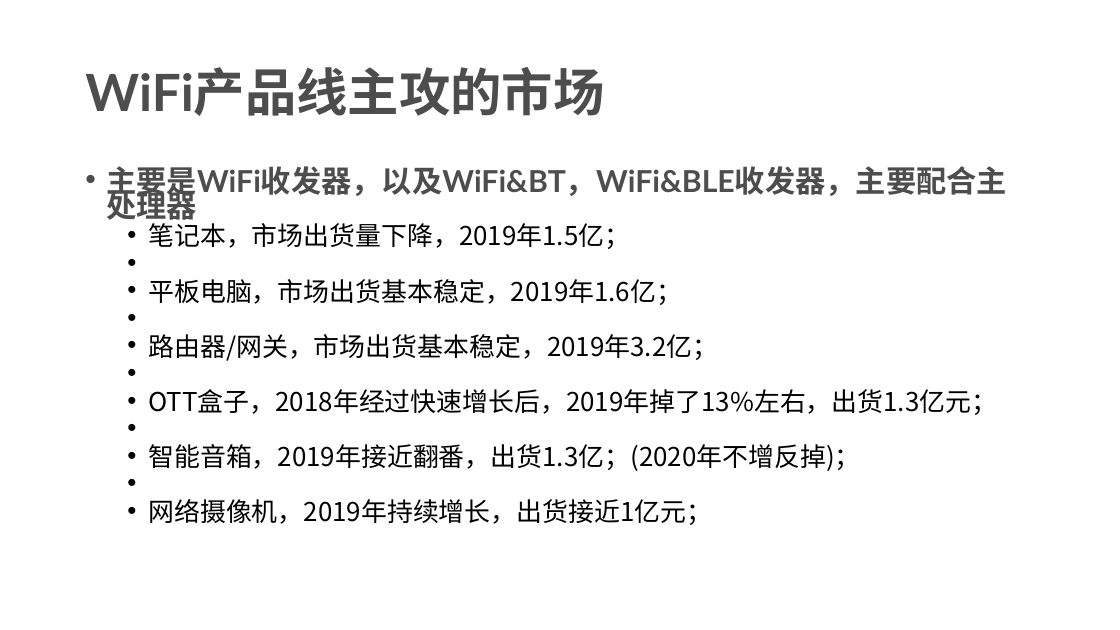
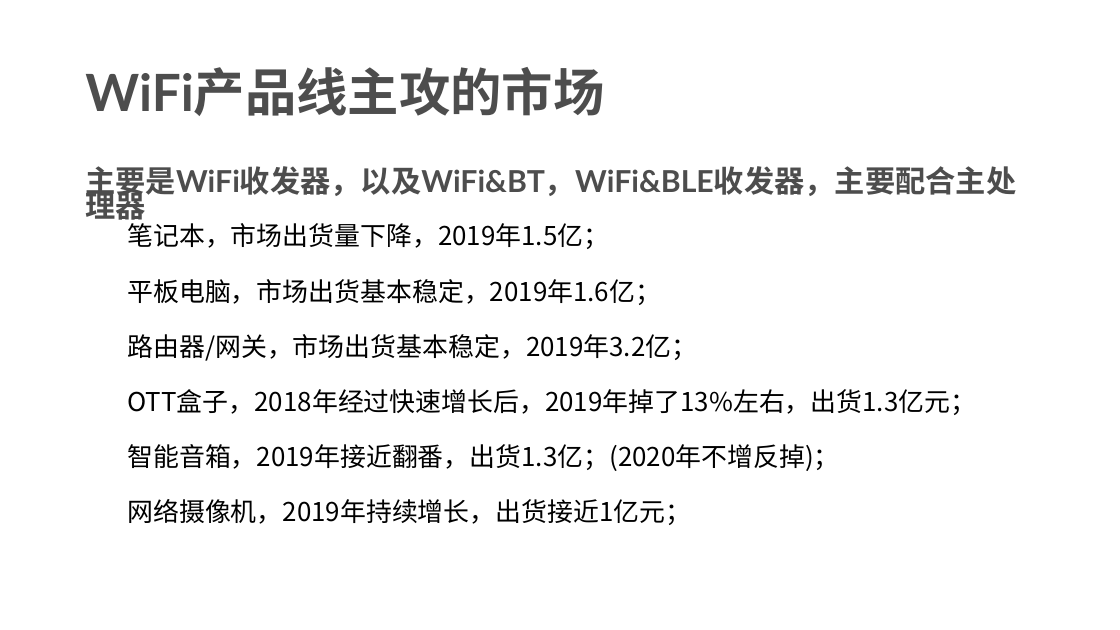
Before and after one commit to rosabai666/soundec, a slide deck: slide 13 of 2023/02产品/SNC8x/01)竞品分析/00)竞品芯片分析/品牌产品路线分析/Realtek/Realtek产品线分析2.pptx (slide 12 before the commit). Drawn at 1120x630 pixels with LibreOffice and Linux fonts; fonts in the diff are those of the drawing. Boxes give left, top, right and bottom in pixels: in the first picture for what was removed or moved away, otherwise in the second. Text is boxed around its words. In the diff, an @@ line names an element or a change of style, - is before the commit and + after.

```diff
--- a/2023/02产品/SNC8x/01)竞品分析/00)竞品芯片分析/品牌产品路线分析/Realtek/Realtek产品线分析2.pptx
+++ b/2023/02产品/SNC8x/01)竞品分析/00)竞品芯片分析/品牌产品路线分析/Realtek/Realtek产品线分析2.pptx
@@ text "主要是WiFi收发器，以及WiFi&BT，WiFi&BLE收发器，主要配合主处理器" at box(85, 166, 1016, 525): bullet • to none @@
```
Also in this commit, not shown: 8 other slides changed, 1 slide added, 11 slides removed, 9 other files.
